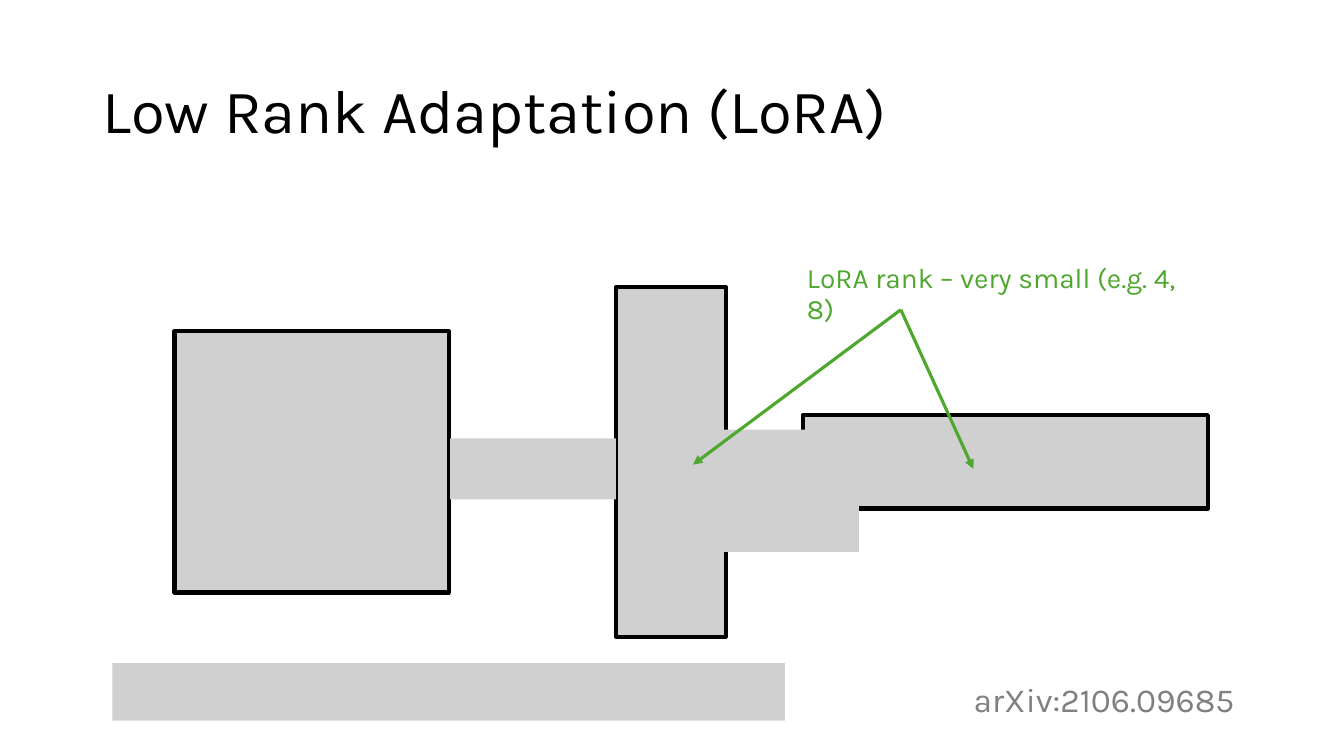
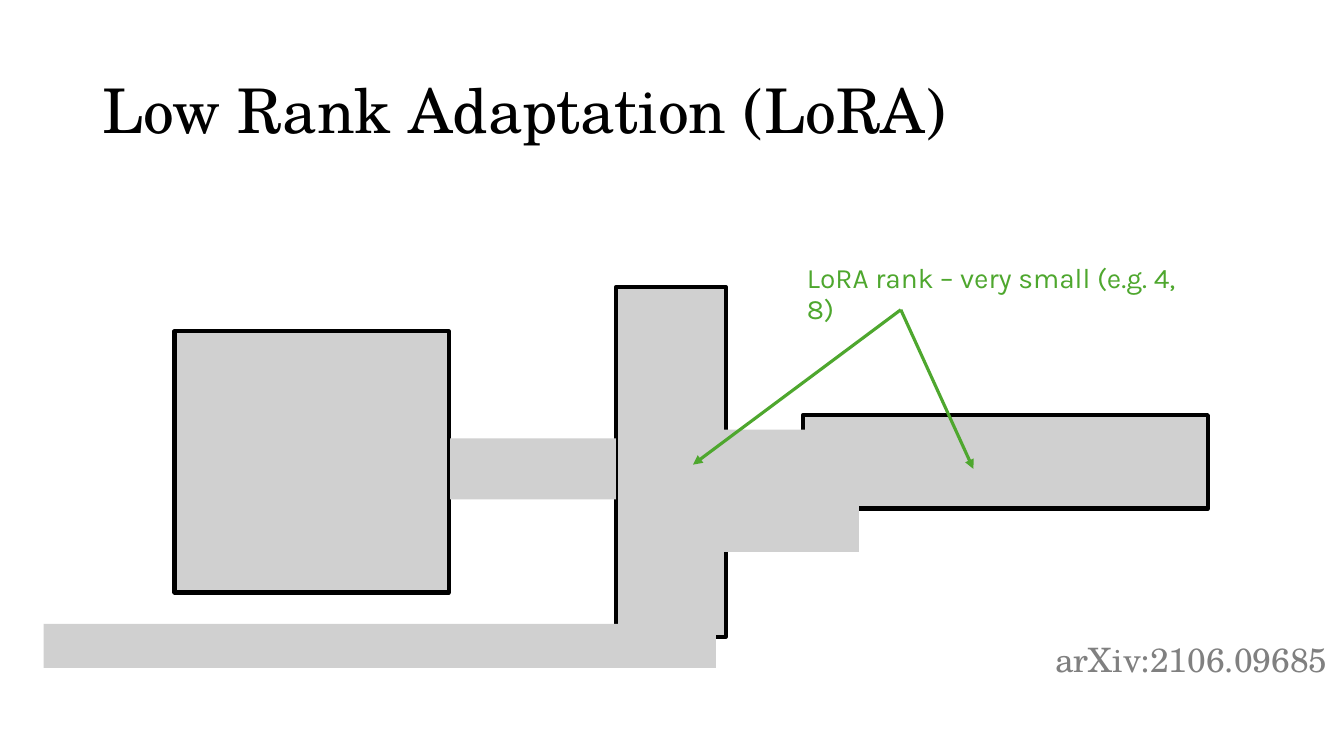
Before and after one commit to acceleratescience/large-language-models, a slide deck: slide 16 of slides/flsg/7-finetuning-flsg.pptx. Drawn at 1344x756 pixels with LibreOffice and Linux fonts; fonts in the diff are those of the drawing; grey boxes stand for pictures; background and template pictures are left out. Boxes give left, top, right and bottom in pixels: in the first picture for what was removed or moved away, otherwise in the second. Text is boxed around its words. In the diff, an @@ line names an element or a change of style, - is before the commit and + after.

Commit message:
chore(slides): update formatting for 5 onwards slides

```diff
--- a/slides/flsg/7-finetuning-flsg.pptx
+++ b/slides/flsg/7-finetuning-flsg.pptx
@@ title "Low Rank Adaptation (LoRA)" at (x1=102, y1=87, x2=946, y2=146): font Karla to TeX Gyre Schola @@
@@ picture added at (x1=43, y1=624, x2=716, y2=668) @@
@@ text "arXiv:2106.09685" at (x1=1055, y1=648, x2=1327, y2=673): font Karla to TeX Gyre Schola @@
@@ text "arXiv:2106.09685" moved from (x1=974, y1=689, x2=1235, y2=713) to (x1=1055, y1=648, x2=1327, y2=673) @@
@@ picture removed at (x1=113, y1=663, x2=785, y2=721) @@
```
Also in this commit, not shown: 17 other slides changed, 1 other file.
